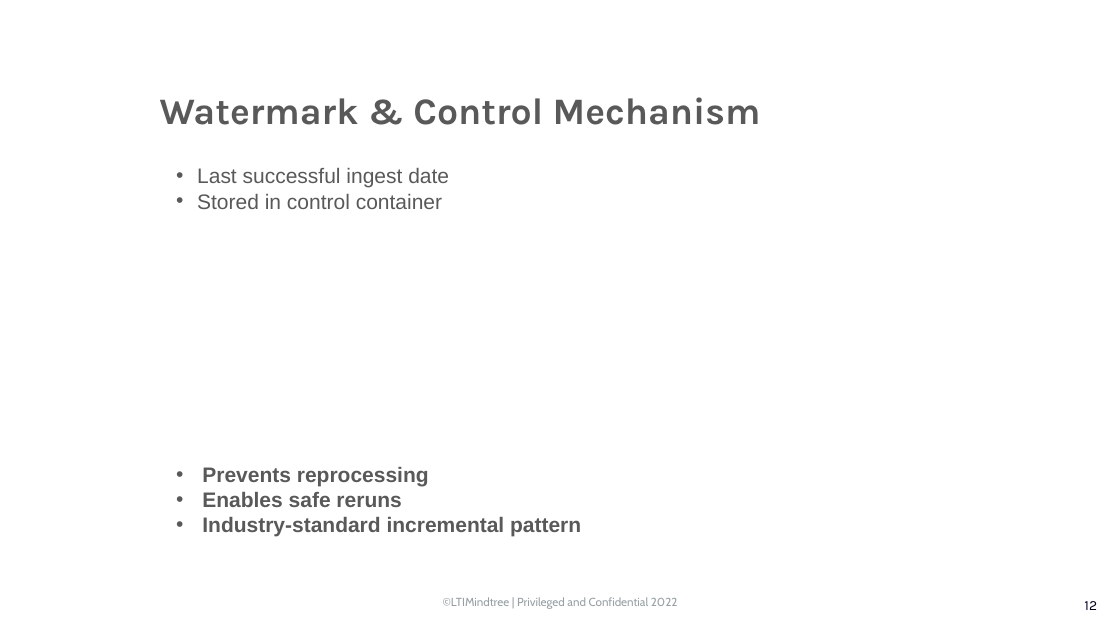
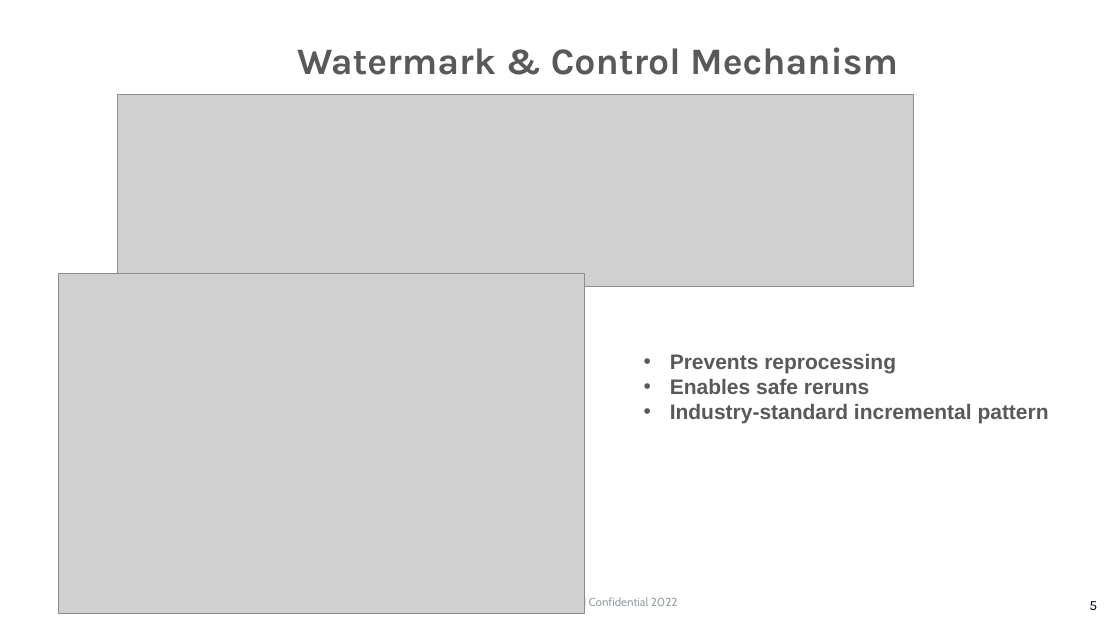
Before and after one commit to Drupad-DeV/Logistics-CAP, a slide deck: slide 5 of Logistics Cost & Delivery Analytics (ADLS +.pptx (slide 12 before the commit). Drawn at 1120x630 pixels with LibreOffice and Linux fonts; fonts in the diff are those of the drawing; grey boxes stand for pictures; background and template pictures are left out. Boxes give left, top, right and bottom in pixels: in the first picture for what was removed or moved away, otherwise in the second. Text is boxed around its words. In the diff, an @@ line names an element or a change of style, - is before the commit and + after.

```diff
--- a/Logistics Cost & Delivery Analytics (ADLS +.pptx
+++ b/Logistics Cost & Delivery Analytics (ADLS +.pptx
@@ text "Watermark & Control Mechanism": place and size @@
-text "Watermark & Control Mechanism" at [160,97,761,125]
+text "Watermark & Control Mechanism" at [297,47,898,75]
@@ picture added at [118,94,914,287] @@
@@ text removed at [197,168,449,209] @@
-• Last successful ingest date
-• Stored in control container
@@ picture added at [59,274,585,614] @@
@@ text "Prevents reprocessing": place and size @@
-text "Prevents reprocessing" at [202,467,581,537]
+text "Prevents reprocessing" at [670,354,1049,424]
@@ page number at [1089,601,1097,610]: text changed @@
-12
+5
```
Also in this commit, not shown: 6 other slides changed, 4 slides added, 12 slides removed.
